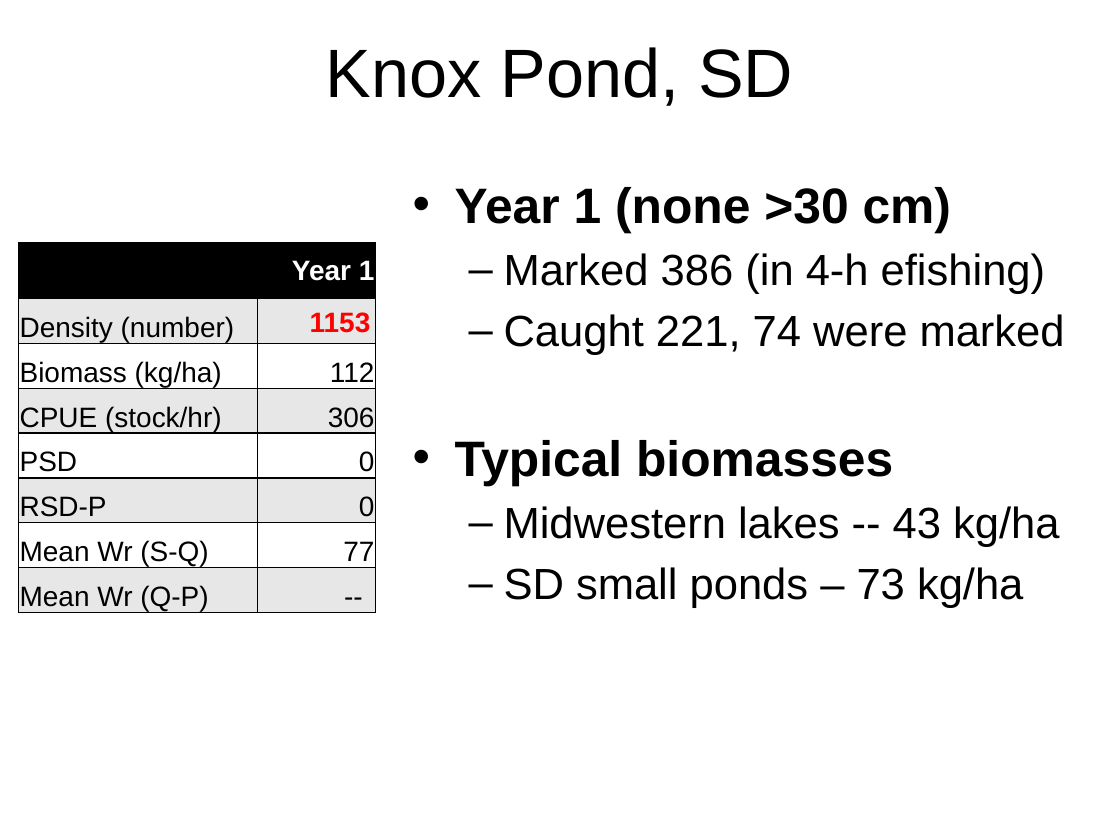
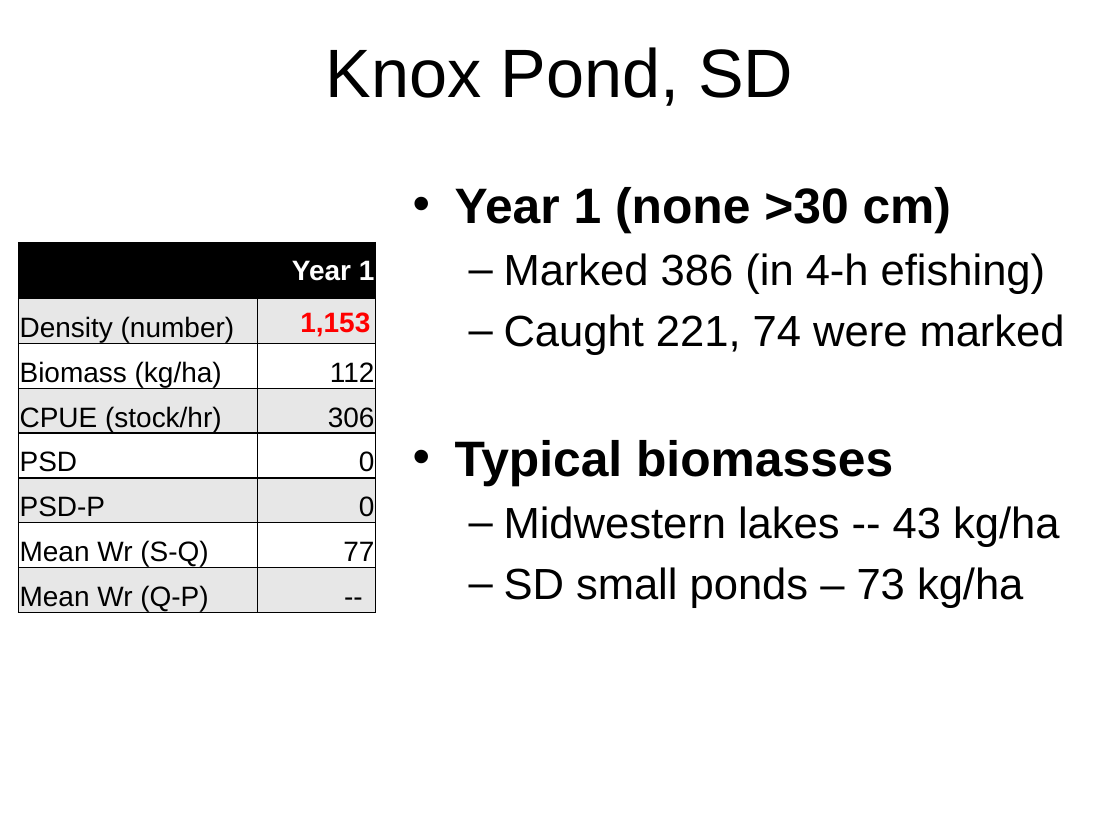
Before and after one commit to droglenc/NCNRS349, a slide deck: slide 3 of modules/MgmntSizeLimits/CE_SlotLimitEffectiveness.pptx. Drawn at 1120x840 pixels with LibreOffice and Linux fonts; fonts in the diff are those of the drawing. Boxes give left, top, right and bottom in pixels: in the first picture for what was removed or moved away, otherwise in the second. Text is boxed around its words. In the diff, an @@ line names an element or a change of style, - is before the commit and + after.

```diff
--- a/modules/MgmntSizeLimits/CE_SlotLimitEffectiveness.pptx
+++ b/modules/MgmntSizeLimits/CE_SlotLimitEffectiveness.pptx
@@ table at bbox=[19, 243, 376, 615] @@
-row 6, column 1: RSD-P
+row 6, column 1: PSD-P
@@ text at bbox=[300, 312, 370, 337]: text changed @@
-1153
+1,153
```
Also in this commit, not shown: 3 other slides changed, 4 other files.
